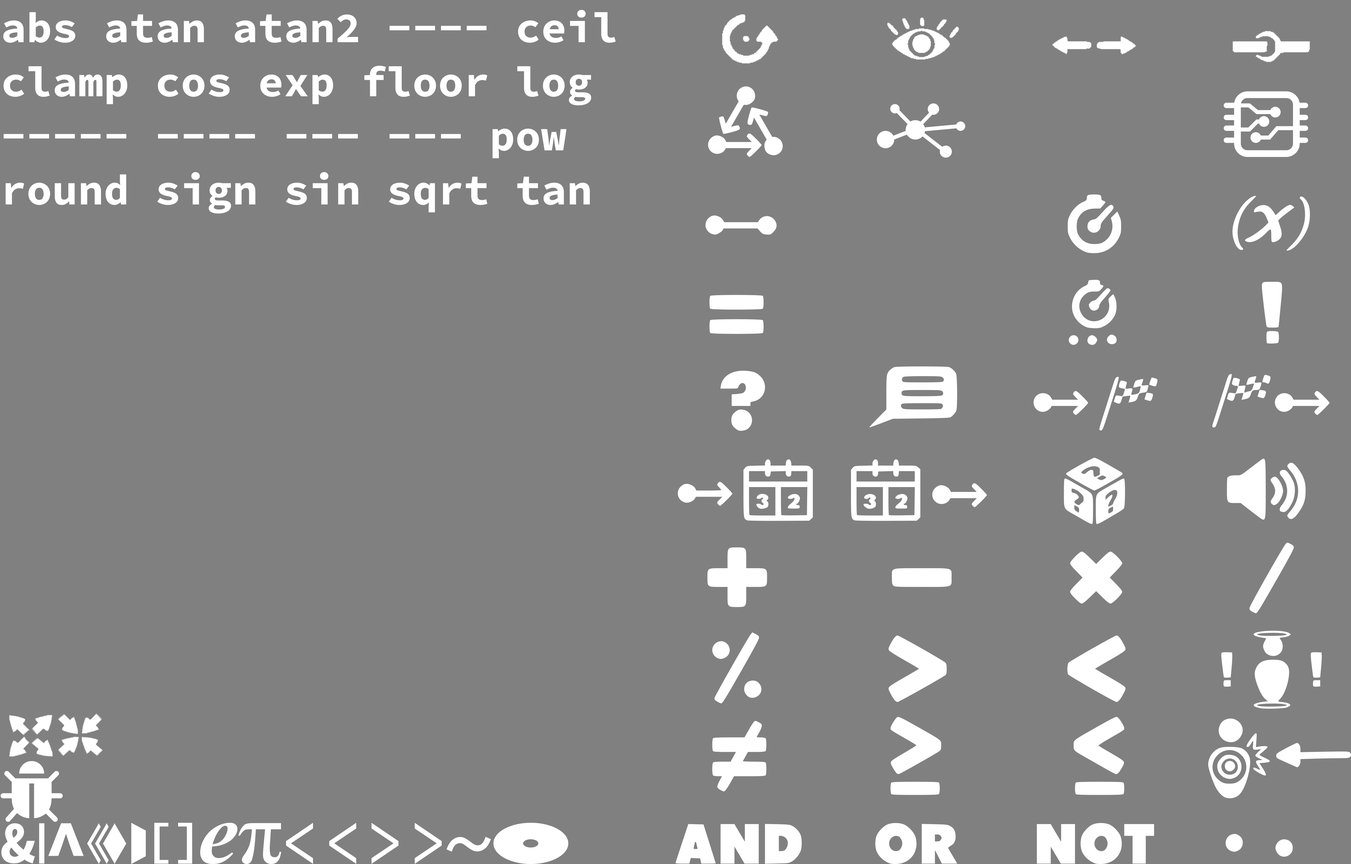
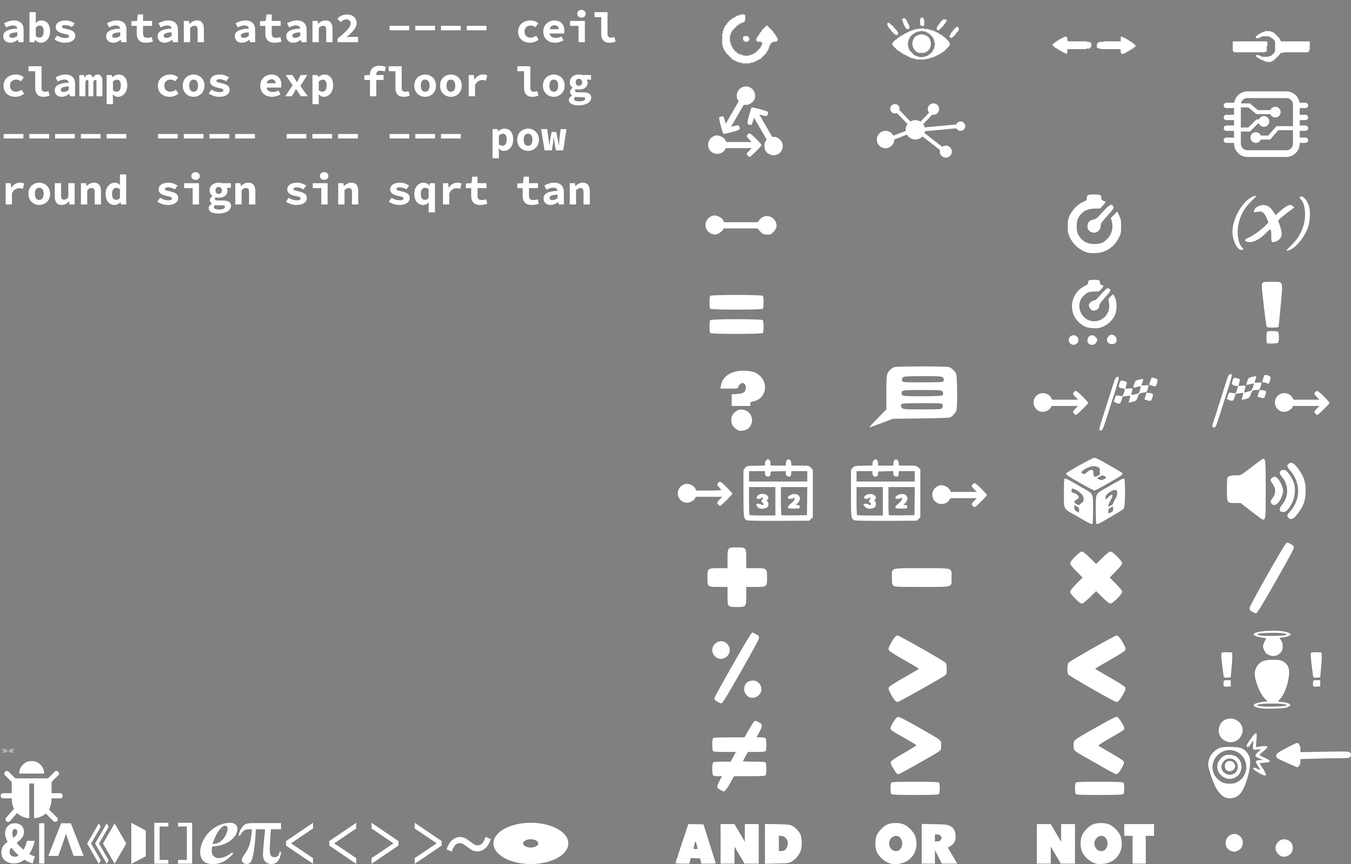
The second (1351, 864) image is a revision of the first. Changes to its layers:
added layer "Transformation" above "ui-icons" over box(1, 748, 14, 754)
painted on "ui-icons" over box(8, 713, 103, 758)
